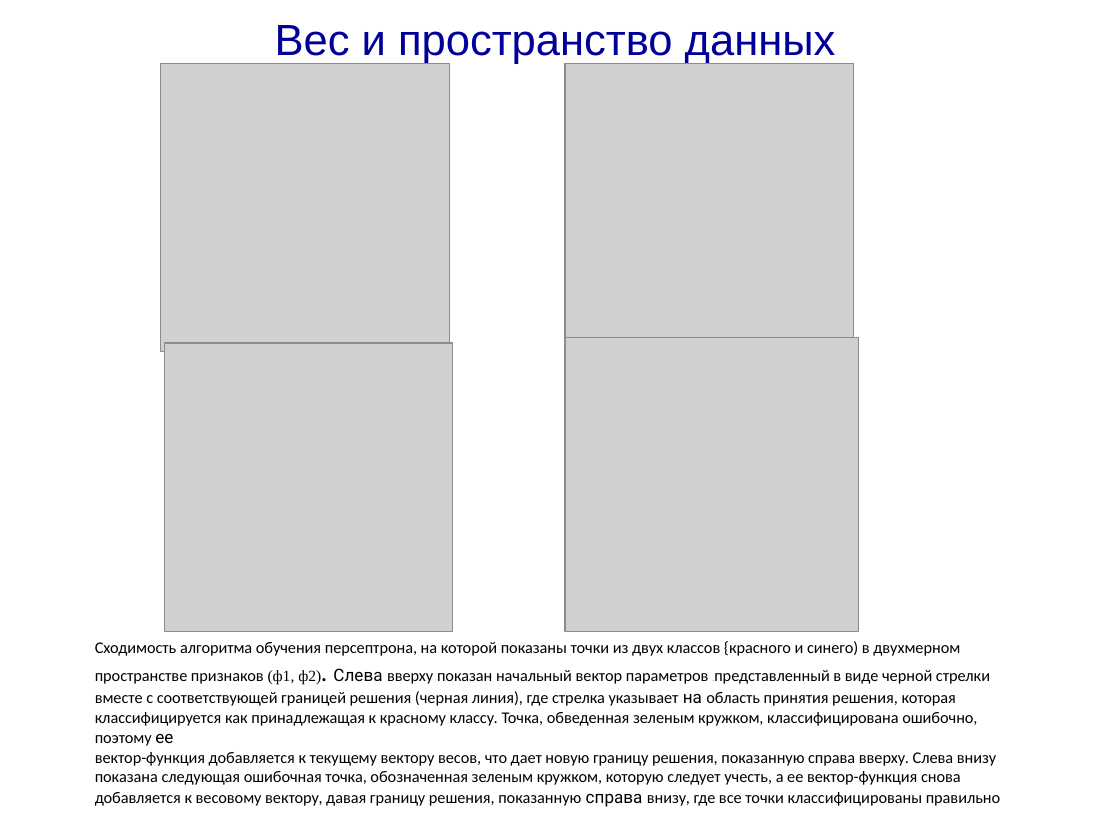
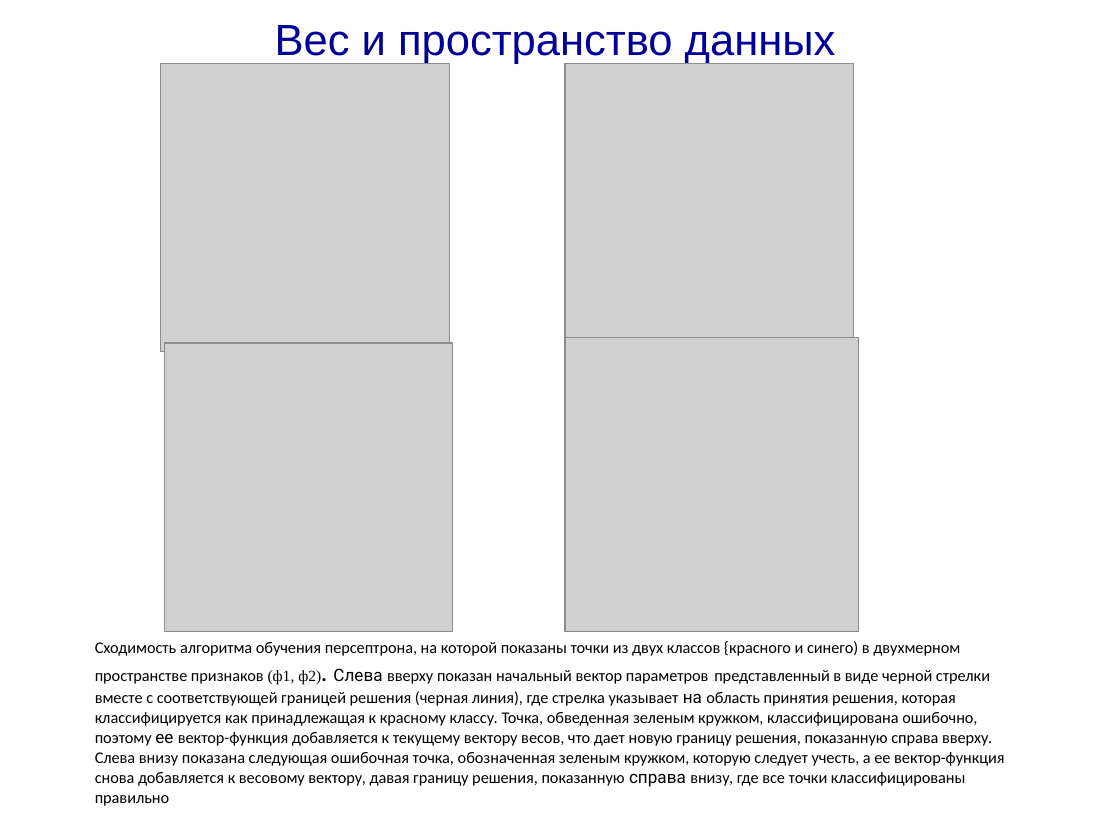
Before and after one commit to sudakov/ai-lab, a slide deck: slide 22 of ML3.pptx. Drawn at 1120x840 pixels with LibreOffice and Linux fonts; fonts in the diff are those of the drawing; grey boxes stand for pictures. Boxes give left, top, right and bottom in pixels: in the first picture for what was removed or moved away, otherwise in the second. Text is boxed around its words. In the diff, an @@ line names an element or a change of style, - is before the commit and + after.

```diff
--- a/ML3.pptx
+++ b/ML3.pptx
@@ text at bbox=[95, 641, 1004, 806]: text changed @@
-Сходимость алгоритма обучения персептрона, на которой показаны точки из двух классов {красного и синего) в двухмерном пространстве признаков (ф1, ф2). Слева вверху показан начальный вектор параметров w, представленный в виде черной стрелки вместе с соответствующей границей решения (черная линия), где стрелка указывает на область принятия решения, которая классифицируется как принадлежащая к красному классу. Точка, обведенная зеленым кружком, классифицирована ошибочно, поэтому ее
-вектор-функция добавляется к текущему вектору весов, что дает новую границу решения, показанную справа вверху. Слева внизу показана следующая ошибочная точка, обозначенная зеленым кружком, которую следует учесть, а ее вектор-функция снова добавляется к весовому вектору, давая границу решения, показанную справа внизу, где все точки классифицированы правильно
+Сходимость алгоритма обучения персептрона, на которой показаны точки из двух классов {красного и синего) в двухмерном пространстве признаков (ф1, ф2). Слева вверху показан начальный вектор параметров w, представленный в виде черной стрелки вместе с соответствующей границей решения (черная линия), где стрелка указывает на область принятия решения, которая классифицируется как принадлежащая к красному классу. Точка, обведенная зеленым кружком, классифицирована ошибочно, поэтому ее вектор-функция добавляется к текущему вектору весов, что дает новую границу решения, показанную справа вверху. Слева внизу показана следующая ошибочная точка, обозначенная зеленым кружком, которую следует учесть, а ее вектор-функция снова добавляется к весовому вектору, давая границу решения, показанную справа внизу, где все точки классифицированы правильно
```
Also in this commit, not shown: 12 other slides changed, 4 slides added, 1 other file.
